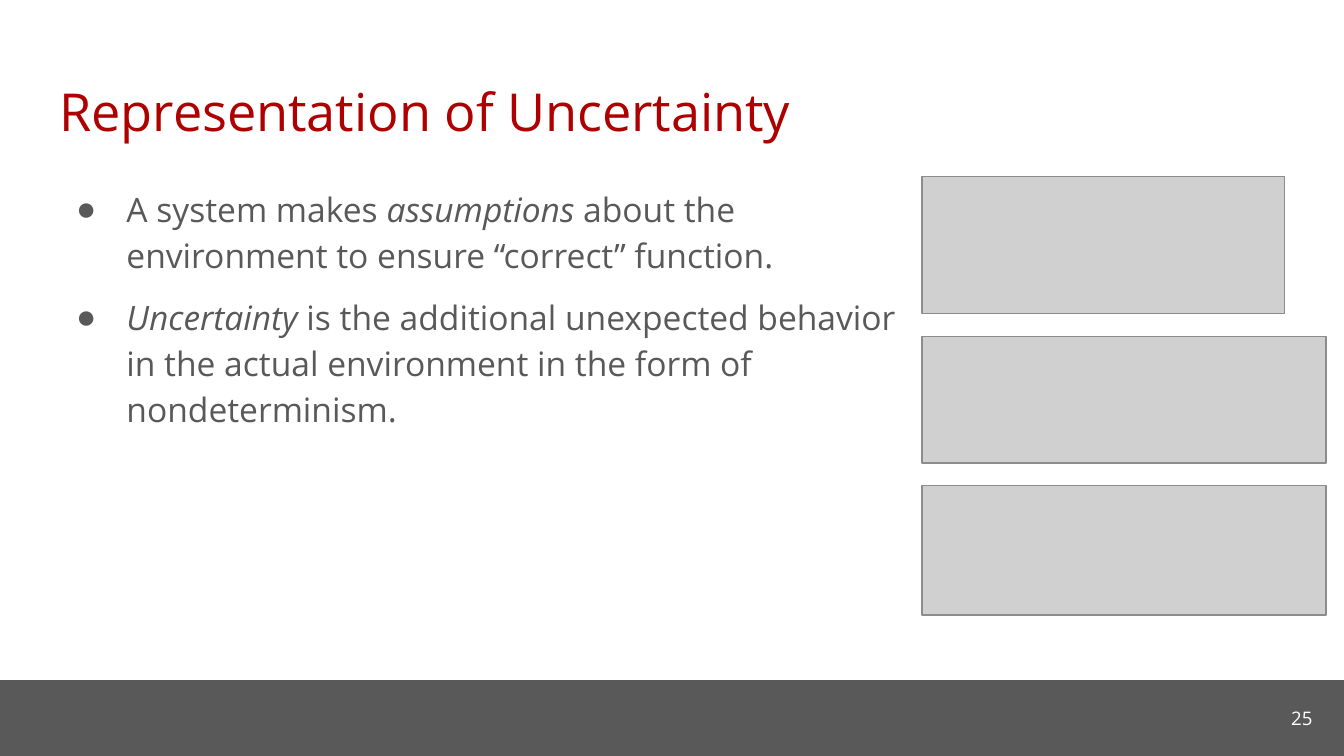
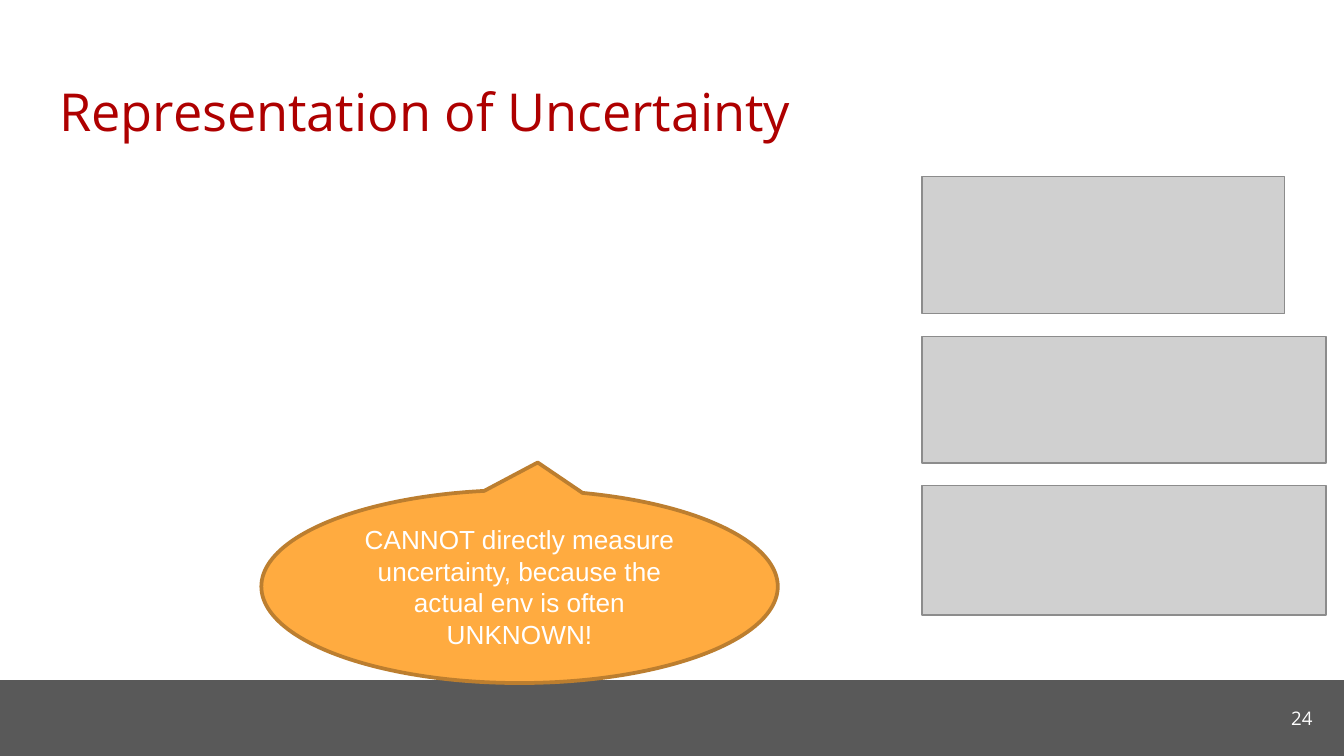
Before and after one commit to cmu-soda/Robustness, a slide deck: slide 24 of Robustness.pptx (slide 25 before the commit). Drawn at 1344x756 pixels with LibreOffice and Linux fonts; fonts in the diff are those of the drawing; grey boxes stand for pictures; background and template pictures are left out. Boxes give left, top, right and bottom in pixels: in the first picture for what was removed or moved away, otherwise in the second. Text is boxed around its words. In the diff, an @@ line names an element or a change of style, - is before the commit and + after.

Commit message:
Update slides

```diff
--- a/Robustness.pptx
+++ b/Robustness.pptx
@@ text removed at box(126, 196, 895, 423) @@
-● A system makes assumptions about the environment to ensure “correct” function.
-● Uncertainty is the additional unexpected behavior in the actual environment in the form of nondeterminism.
@@ speech bubble added at box(261, 491, 777, 684), fill #FFAB40, outline #BD7F2F 2 pt, 14 pt, text #FFFFFF @@
+CANNOT directly measure uncertainty, because the actual env is often UNKNOWN!
@@ page number at box(1291, 711, 1312, 725): text changed @@
-25
+24
```
Also in this commit, not shown: 19 other slides changed, 3 slides added, 3 slides removed.
